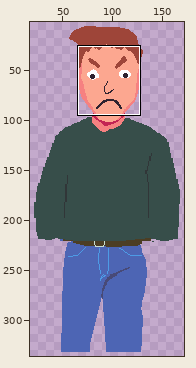
Edited in one commit: pixel-art file (sprites/guy.aseprite). The first picture is a wide view before the edit; the outline marks the close-up.
Close-up. Before the commit:
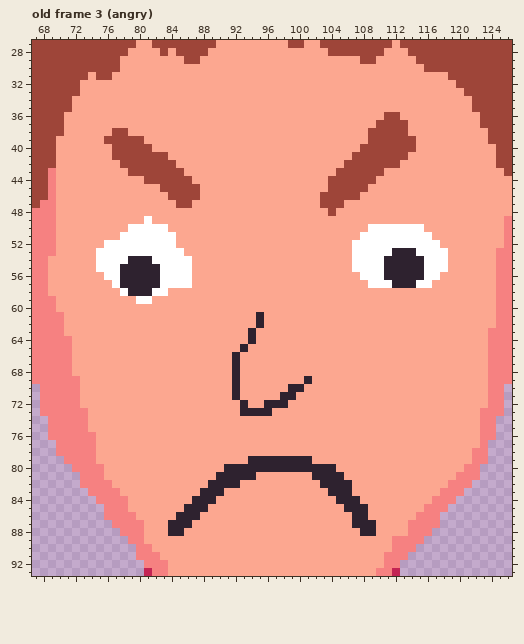
192x384 pixels, 9 frames. Shown: old frame 3 (angry): x 67..126, y 27..93. The wide view leaves out empty margins. The commit also changed other frames or places, which this record leaves out.
The same view after the edit:
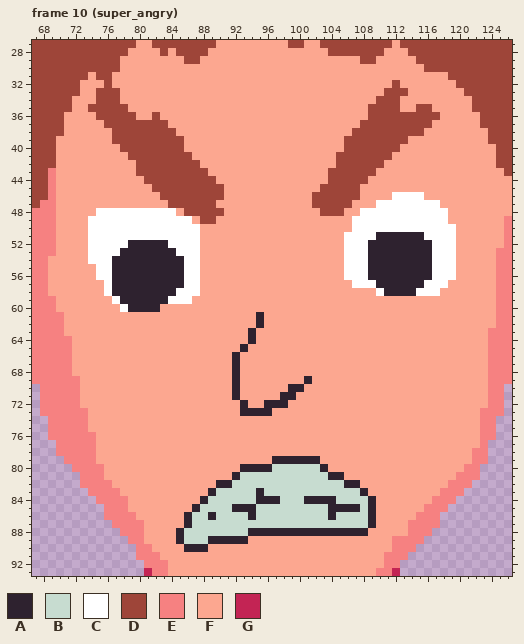
Palette (. is transparent): A #2e222f  B #c7dcd0  C #ffffff  D #9e4539  E #f68181  F #fca790  G #c32454
A new or re-ordered frame is compared with the old frame closest to it.
What changed:
frames 9 -> 10
--- frame 10 (super_angry) is new; against old frame 3 (angry), layers "eye", "face"
@@ x 67..126 @@
 31 DDDDDDDFDDFFFFFFFFFFFFFFFFFFFFFFFFFFFFFFFFFFFFFFFFFFDDDDDDDD
-32 DDDDDDFFFFFFFFFFFFFFFFFFFFFFFFFFFFFFFFFFFFFFFFFFFFFFFDDDDDDD
-33 DDDDDDFFFFFFFFFFFFFFFFFFFFFFFFFFFFFFFFFFFFFFFFFFFFFFFFDDDDDD
-34 DDDDDFFFFFFFFFFFFFFFFFFFFFFFFFFFFFFFFFFFFFFFFFFFFFFFFFFDDDDD
-35 DDDDDFFFFFFFFFFFFFFFFFFFFFFFFFFFFFFFFFFFFFFFFFFFFFFFFFFDDDDD
-36 DDDDFFFFFFFFFFFFFFFFFFFFFFFFFFFFFFFFFFFFFFFFDDFFFFFFFFFFDDDD
-37 DDDDFFFFFFFFFFFFFFFFFFFFFFFFFFFFFFFFFFFFFFFDDDDFFFFFFFFFDDDD
-38 DDDDFFFFFFDDFFFFFFFFFFFFFFFFFFFFFFFFFFFFFFDDDDDFFFFFFFFFFDDD
-39 DDDFFFFFFDDDDDFFFFFFFFFFFFFFFFFFFFFFFFFFFFDDDDDDFFFFFFFFFDDD
-40 DDDFFFFFFFDDDDDFFFFFFFFFFFFFFFFFFFFFFFFFFDDDDDDDFFFFFFFFFFDD
-41 DDDFFFFFFFDDDDDDDFFFFFFFFFFFFFFFFFFFFFFFDDDDDDDFFFFFFFFFFFDD
-42 DDDFFFFFFFFDDDDDDDFFFFFFFFFFFFFFFFFFFFFDDDDDDDFFFFFFFFFFFFDD
-43 DDEFFFFFFFFFDDDDDDDFFFFFFFFFFFFFFFFFFFDDDDDDFFFFFFFFFFFFFFFD
-44 DDEFFFFFFFFFFFDDDDDDFFFFFFFFFFFFFFFFFDDDDDDFFFFFFFFFFFFFFFFF
-45 DDEFFFFFFFFFFFFFDDDDDFFFFFFFFFFFFFFFFDDDDDFFFFFFFFFFFFFFFFFF
-46 DDEFFFFFFFFFFFFFFDDDDFFFFFFFFFFFFFFFDDDDDFFFFFFFFFFFFFFFFFFF
-47 DEEFFFFFFFFFFFFFFFDDFFFFFFFFFFFFFFFFDDDFFFFFFFFFFFFFFFFFFFFF
-48 EEEFFFFFFFFFFFFFFFFFFFFFFFFFFFFFFFFFFDFFFFFFFFFFFFFFFFFFFFFF
-49 EEEFFFFFFFFFFFCFFFFFFFFFFFFFFFFFFFFFFFFFFFFFFFFFFFFFFFFFFFFE
-50 EEEFFFFFFFFFCCCCCFFFFFFFFFFFFFFFFFFFFFFFFFCCCCCCCFFFFFFFFFFE
-51 EEEFFFFFFFFCCCCCCCFFFFFFFFFFFFFFFFFFFFFFFCCCCCCCCCFFFFFFFFFE
-52 EEEFFFFFFCCCCCCCCCFFFFFFFFFFFFFFFFFFFFFFCCCCCCCCCCCFFFFFFFFE
-53 EEEFFFFFCCCCCCCCCCCFFFFFFFFFFFFFFFFFFFFFCCCCCAAACCCCFFFFFFEE
-54 EEFFFFFFCCCCAAACCCCCFFFFFFFFFFFFFFFFFFFFCCCCAAAAACCCFFFFFFEE
-55 EEFFFFFFCCCAAAAACCCCFFFFFFFFFFFFFFFFFFFFCCCCAAAAACCCFFFFFFEE
-56 EEFFFFFFFCCAAAAACCCCFFFFFFFFFFFFFFFFFFFFFCCCAAAAACCFFFFFFFEE
-57 EEFFFFFFFFCAAAAACCCCFFFFFFFFFFFFFFFFFFFFFFCCCAAACCFFFFFFFFEE
-58 EEFFFFFFFFFCAAACCFFFFFFFFFFFFFFFFFFFFFFFFFFFFFFFFFFFFFFFFFEE
-59 EEEFFFFFFFFFFCCFFFFFFFFFFFFFFFFFFFFFFFFFFFFFFFFFFFFFFFFFFFEE
-60 EEEFFFFFFFFFFFFFFFFFFFFFFFFFFFFFFFFFFFFFFFFFFFFFFFFFFFFFFFEE
+32 DDDDDDFFFDFFFFFFFFFFFFFFFFFFFFFFFFFFFFFFFFFFFDFFFFFFFDDDDDDD
+33 DDDDDDFFDDDFFFFFFFFFFFFFFFFFFFFFFFFFFFFFFFFFDDDFFFFFFFDDDDDD
+34 DDDDDFFFDDDFFFFFFFFFFFFFFFFFFFFFFFFFFFFFFFFDDDFFFFFFFFFDDDDD
+35 DDDDDFFDDDDDFFFFFFFFFFFFFFFFFFFFFFFFFFFFFFDDDDFFDDFFFFFDDDDD
+36 DDDDFFFFDDDDDFFDFFFFFFFFFFFFFFFFFFFFFFFFFFDDDDDDDDDFFFFFDDDD
+37 DDDDFFFFFDDDDDDDDFFFFFFFFFFFFFFFFFFFFFFFFDDDDDDDDDFFFFFFDDDD
+38 DDDDFFFFFFDDDDDDDDFFFFFFFFFFFFFFFFFFFFFFDDDDDDDDDFFFFFFFFDDD
+39 DDDFFFFFFFDDDDDDDDDFFFFFFFFFFFFFFFFFFFFDDDDDDDDFFFFFFFFFFDDD
+40 DDDFFFFFFFFDDDDDDDDFFFFFFFFFFFFFFFFFFFFDDDDDDDFFFFFFFFFFFFDD
+41 DDDFFFFFFFFFDDDDDDDDFFFFFFFFFFFFFFFFFFDDDDDDDFFFFFFFFFFFFFDD
+42 DDDFFFFFFFFFFDDDDDDDDFFFFFFFFFFFFFFFFFDDDDDDFFFFFFFFFFFFFFDD
+43 DDEFFFFFFFFFFDDDDDDDDDFFFFFFFFFFFFFFFDDDDDDFFFFFFFFFFFFFFFFD
+44 DDEFFFFFFFFFFFDDDDDDDDDFFFFFFFFFFFFFFDDDDDFFFFFFFFFFFFFFFFFF
+45 DDEFFFFFFFFFFFFDDDDDDDDDFFFFFFFFFFFFDDDDDFFFFFFFFFFFFFFFFFFF
+46 DDEFFFFFFFFFFFFFDDDDDDDDFFFFFFFFFFFDDDDDDFFFFCCCCFFFFFFFFFFF
+47 DEEFFFFFFFFFFFFFFDDDDDDFFFFFFFFFFFFDDDDDFFFCCCCCCCCFFFFFFFFF
+48 EEEFFFFFCCCCCCCCCCFDDDDDFFFFFFFFFFFFDDDFFCCCCCCCCCCCFFFFFFFF
+49 EEEFFFFCCCCCCCCCCCCCFDDFFFFFFFFFFFFFFFFFCCCCCCCCCCCCFFFFFFFE
+50 EEEFFFFCCCCCCCCCCCCCCFFFFFFFFFFFFFFFFFFFCCCCCCCCCCCCCFFFFFFE
+51 EEEFFFFCCCCCCCCCCCCCCFFFFFFFFFFFFFFFFFFCCCCAAAAAACCCCFFFFFFE
+52 EEEFFFFCCCCCAAAAACCCCFFFFFFFFFFFFFFFFFFCCCAAAAAAAACCCFFFFFFE
+53 EEEFFFFCCCCAAAAAAACCCFFFFFFFFFFFFFFFFFFCCCAAAAAAAACCCFFFFFEE
+54 EEFFFFFCCCAAAAAAAAACCFFFFFFFFFFFFFFFFFFCCCAAAAAAAACCCFFFFFEE
+55 EEFFFFFFCCAAAAAAAAACCFFFFFFFFFFFFFFFFFFCCCAAAAAAAACCCFFFFFEE
+56 EEFFFFFFCCAAAAAAAAACCFFFFFFFFFFFFFFFFFFCCCAAAAAAAACCCFFFFFEE
+57 EEFFFFFFFCAAAAAAAAACCFFFFFFFFFFFFFFFFFFFCCCAAAAAACCCFFFFFFEE
+58 EEFFFFFFFCAAAAAAAACCCFFFFFFFFFFFFFFFFFFFFFFCAAAACCCFFFFFFFEE
+59 EEEFFFFFFFCAAAAAACCCFFFFFFFFFFFFFFFFFFFFFFFFFFFFFFFFFFFFFFEE
+60 EEEFFFFFFFFCAAAAFFFFFFFFFFFFFFFFFFFFFFFFFFFFFFFFFFFFFFFFFFEE
 61 EEEEFFFFFFFFFFFFFFFFFFFFFFFFAFFFFFFFFFFFFFFFFFFFFFFFFFFFFFEE
@@ x 82..111 @@
 78 FFFFFFFFFFFFFFFFFFFFFFFFFFFFFF
-79 FFFFFFFFFFFFAAAAAAAAFFFFFFFFFF
-80 FFFFFFFFFAAAAAAAAAAAAAAFFFFFFF
-81 FFFFFFFFAAAAAFFFFFFFAAAAFFFFFF
-82 FFFFFFFAAAAFFFFFFFFFFAAAAFFFFF
-83 FFFFFFAAAFFFFFFFFFFFFFAAAFFFFF
-84 FFFFFAAAFFFFFFFFFFFFFFFAAAFFFF
-85 FFFFAAAFFFFFFFFFFFFFFFFFAAAFFF
-86 FFFAAAFFFFFFFFFFFFFFFFFFFAAFFF
-87 FFAAAFFFFFFFFFFFFFFFFFFFFAAAFF
-88 FFAAFFFFFFFFFFFFFFFFFFFFFFAAFF
-89 FFFFFFFFFFFFFFFFFFFFFFFFFFFFFF
-90 FFFFFFFFFFFFFFFFFFFFFFFFFFFFFF
+79 FFFFFFFFFFFFFFFAAAAAAFFFFFFFFF
+80 FFFFFFFFFFFAAAABBBBBBAFFFFFFFF
+81 FFFFFFFFFFABBBBBBBBBBBAAFFFFFF
+82 FFFFFFFFAABBBBBBBBBBBBBBAAFFFF
+83 FFFFFFFABBBBBABBBBBBBBBBBBAFFF
+84 FFFFFFABBBBBBAAABBBAAAABBBBAFF
+85 FFFFFABBBBAAABBBBBBBBBAAAABAFF
+86 FFFFABBABBBBABBBBBBBBBABBBBAFF
+87 FFFFABBBBBBBBBBBBBBBBBBBBBBAFF
+88 FFFABBBBBBBBAAAAAAAAAAAAAAAFFF
+89 FFFABBBAAAAAFFFFFFFFFFFFFFFFFF
+90 FFFFAAAFFFFFFFFFFFFFFFFFFFFFFF
 91 EFFFFFFFFFFFFFFFFFFFFFFFFFFFFE
Where, in picture pixels (left, top, right, bottom), the same in both close-ups:
changed: (88, 80, 224, 312)
changed: (312, 80, 456, 296)
changed: (168, 456, 376, 552)
